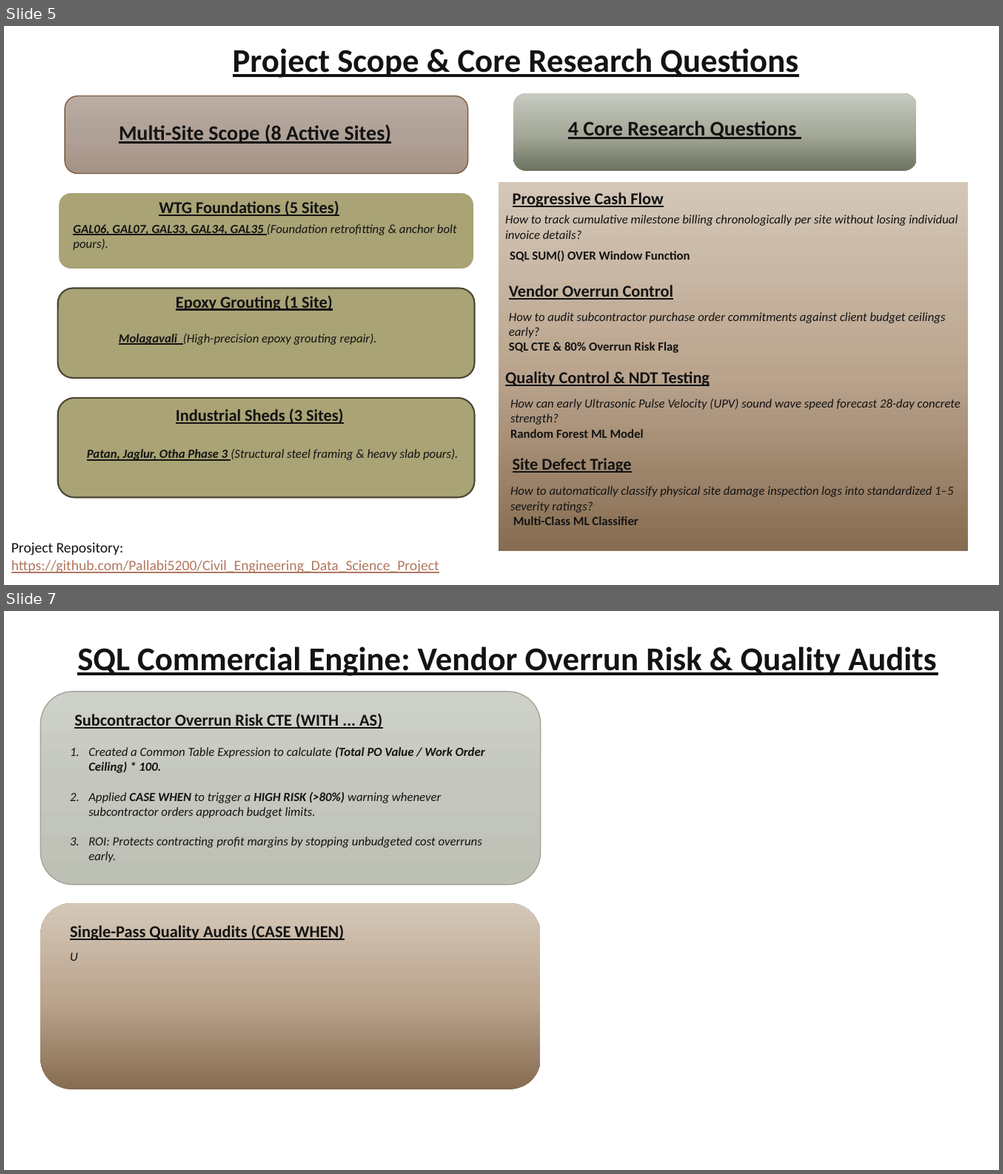
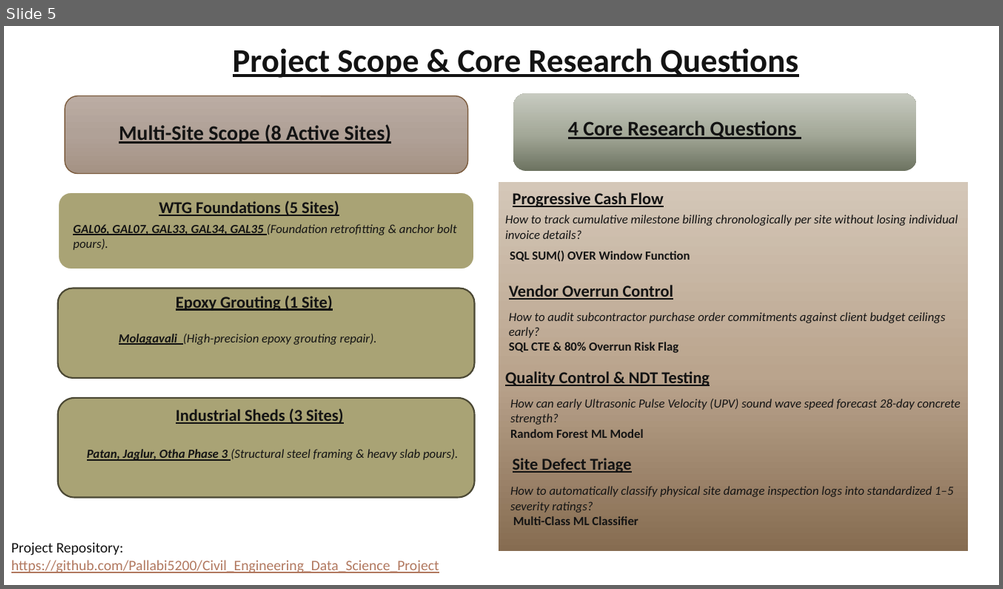
Before and after one commit to Pallabi5200/Civil_Engineering_Data_Science_Project, a slide deck: PRESENTATION/Civil_Project.pptx. Shown one above the other, each under a label of ours: slides 5 and 7 before the commit, slide 5 after it; the slides between them are not shown. The pictures are 1003x1174 and 1003x589 pixels, drawn with LibreOffice and Linux fonts; fonts in the diff are those of the drawing. Boxes give left, top, right and bottom in pixels: in the first picture for what was removed or moved away, otherwise in the second. Text is boxed around its words. In the diff, an @@ line names an element or a change of style, - is before the commit and + after.

Commit message:
Finalize all 10 slides of the Civil Engineering Construction Intelligence presentation deck

```diff
--- a/PRESENTATION/Civil_Project.pptx
+++ b/PRESENTATION/Civil_Project.pptx
@@ slide 7 removed at (4, 611, 999, 1170), background #FFFFFF @@
@@ text removed at (77, 647, 936, 676) @@
-SQL Commercial Engine: Vendor Overrun Risk & Quality Audits
@@ rounded rectangle removed at (40, 692, 540, 885) @@
@@ text removed at (74, 713, 382, 729) @@
-Subcontractor Overrun Risk CTE (WITH ... AS)
@@ text removed at (88, 747, 485, 863) @@
-1. Created a Common Table Expression to calculate (Total PO Value / Work Order Ceiling) * 100.
-2. Applied CASE WHEN to trigger a HIGH RISK (>80%) warning whenever subcontractor orders approach budget limits.
-3. ROI: Protects contracting profit margins by stopping unbudgeted cost overruns early.
@@ rounded rectangle removed at (40, 903, 540, 1090) @@
@@ text removed at (70, 925, 344, 940) @@
-Single-Pass Quality Audits (CASE WHEN)
@@ text removed at (70, 953, 78, 961) @@
-U
```
Also in this commit, not shown: 6 slides added, 1 other slide removed.
